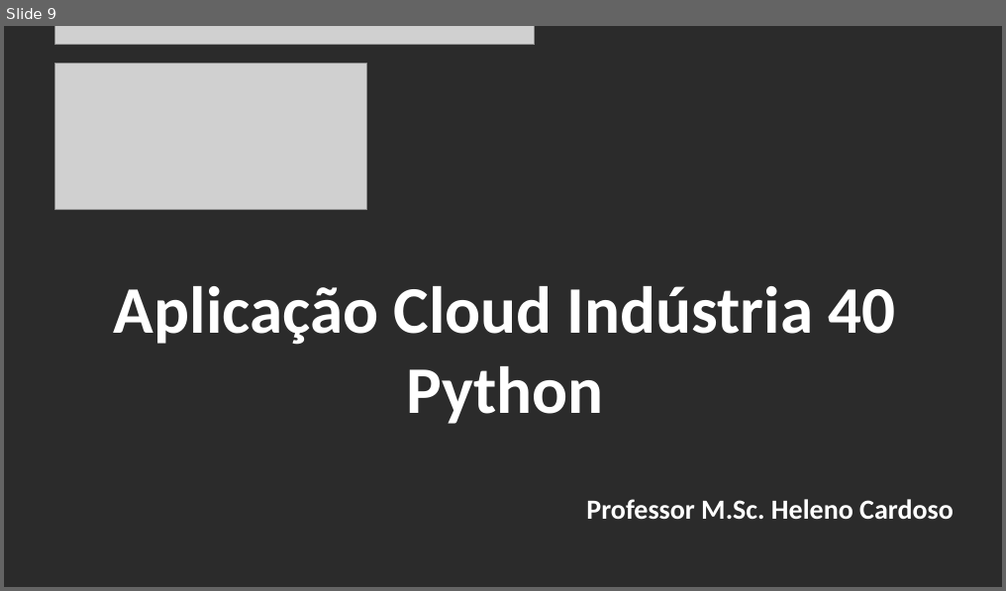
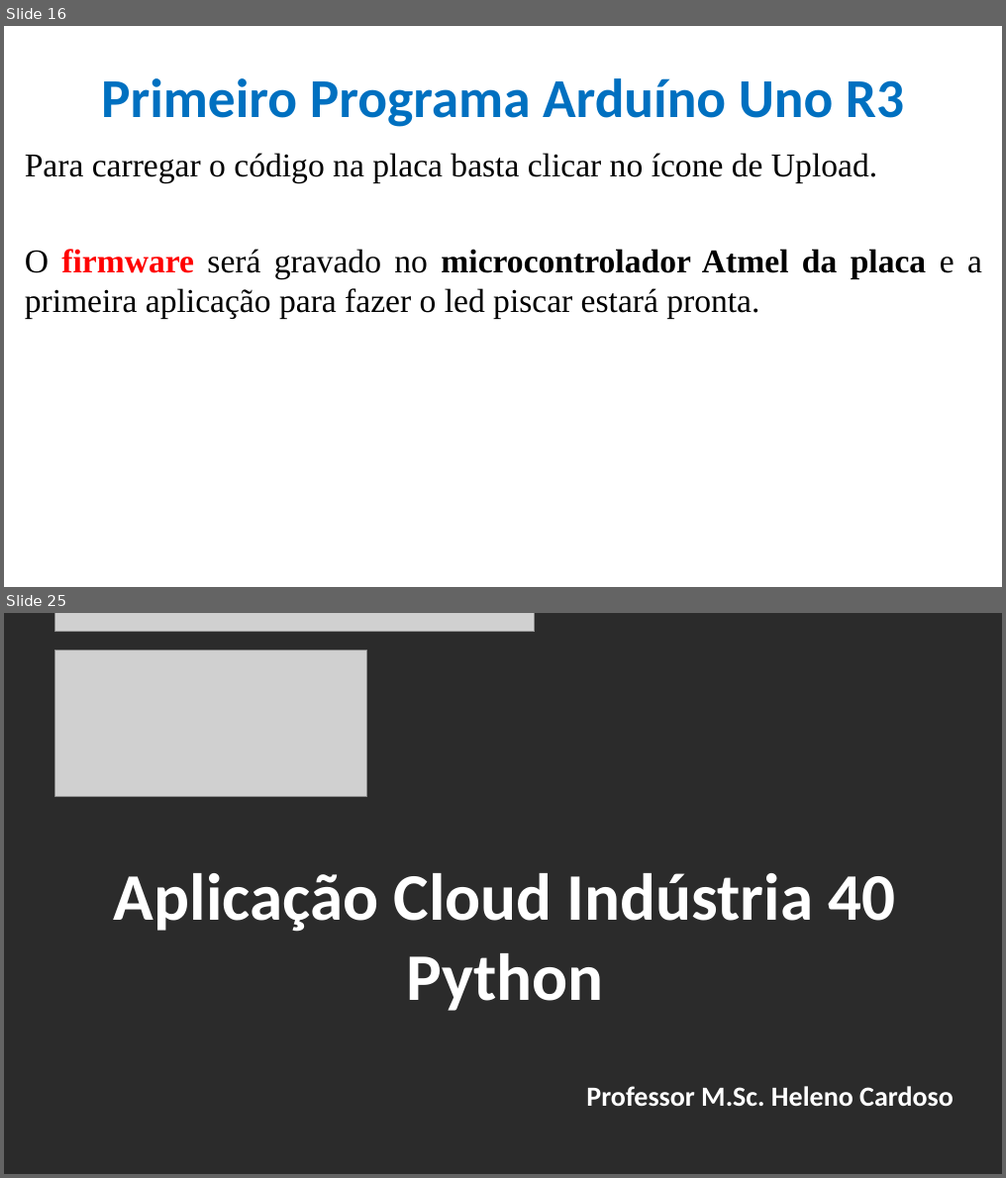
Before and after one commit to CloudEducationBrazil/WydenArea1AplicacaoCloudIndustria40Python, a slide deck: 01 Classes/Aula 03 - Aplicação Cloud Indústria 40 Python IoT Plataforma Arduino Tinkercad.pptx. Shown one above the other, each under a label of ours: slide 9 before the commit, slides 16 and 25 after it; the slides between them are not shown. The pictures are 1006x591 and 1006x1178 pixels, drawn with LibreOffice and Linux fonts; fonts in the diff are those of the drawing; grey boxes stand for pictures; background and template pictures are left out; a plain dark background stands for a picture behind light text. Boxes give left, top, right and bottom in pixels: in the first picture for what was removed or moved away, otherwise in the second. Text is boxed around its words. In the diff, an @@ line names an element or a change of style, - is before the commit and + after.

```diff
--- a/01 Classes/Aula 03 - Aplicação Cloud Indústria 40 Python IoT Plataforma Arduino Tinkercad.pptx
+++ b/01 Classes/Aula 03 - Aplicação Cloud Indústria 40 Python IoT Plataforma Arduino Tinkercad.pptx
@@ slide 16 added at (x1=4, y1=26, x2=1002, y2=587), background picture (left out) @@
@@ title added at (x1=101, y1=78, x2=904, y2=127), 39.6 pt, text #0070C0, bold @@
+Primeiro Programa Arduíno Uno R3
@@ text added at (x1=25, y1=153, x2=982, y2=319), 24 pt, text #000000 @@
+Para carregar o código na placa basta clicar no ícone de Upload.
+O firmware será gravado no microcontrolador Atmel da placa e a primeira aplicação para fazer o led piscar estará pronta.
@@ what was slide 9 is now slide 25 @@
```
Also in this commit, not shown: 6 slides changed, 15 other slides added, 1 other file.
